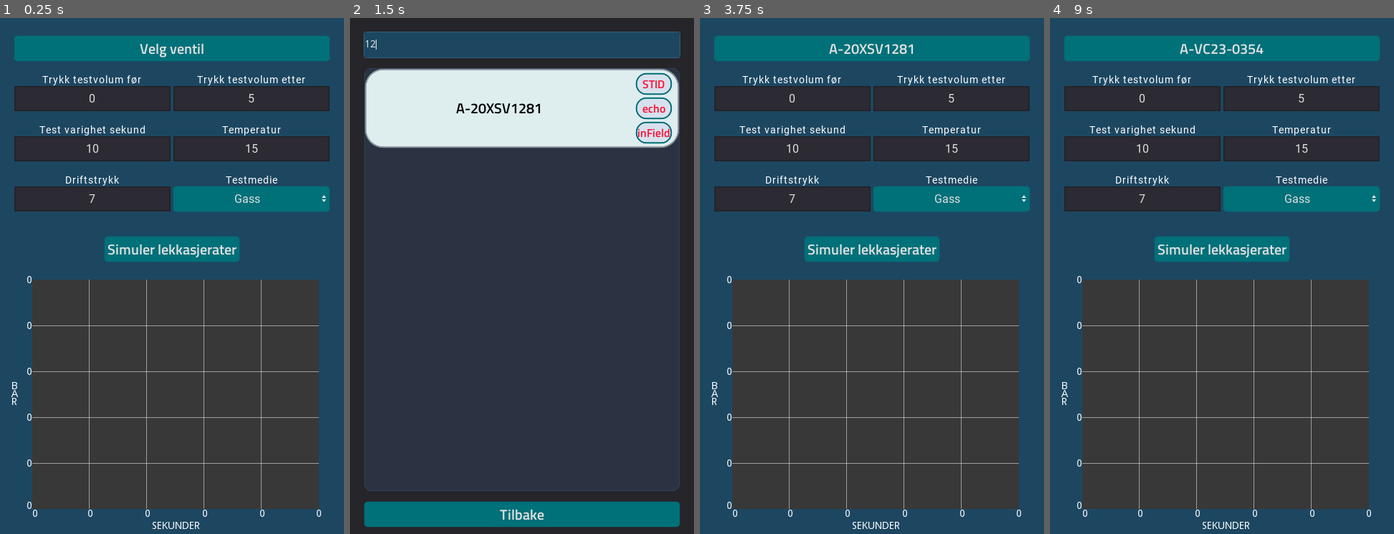
Above: before the commit, frames 1-4 (left to right).
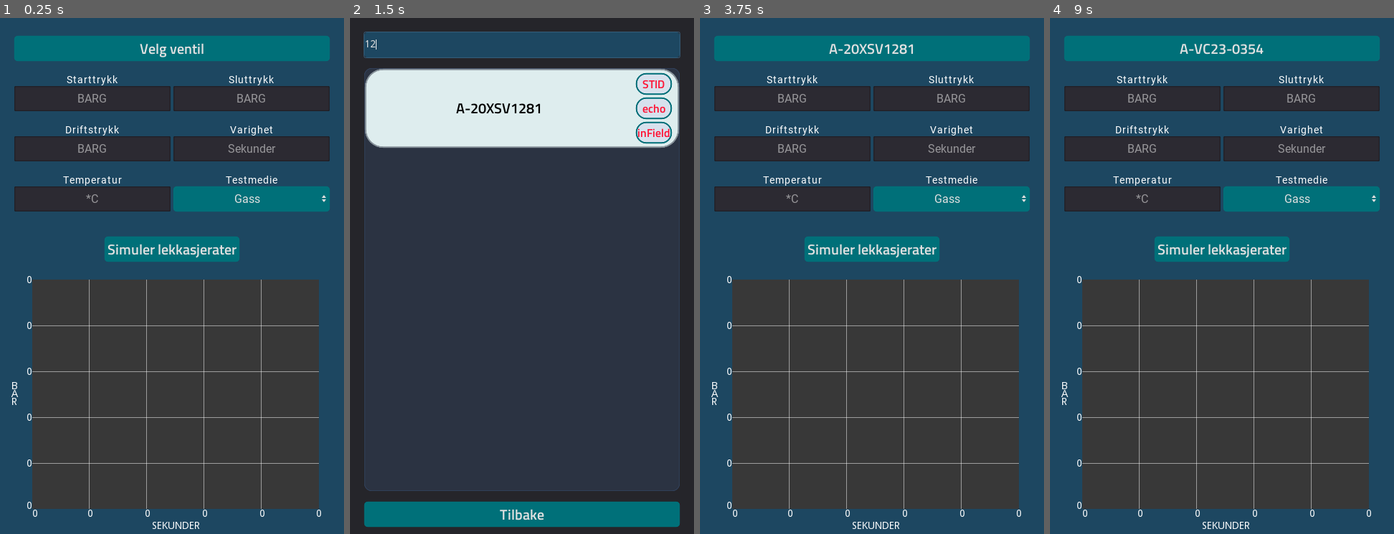
Above: after the commit, the same moments.

Repository: Keroflux/Critical-leak-test
Game: Godot game, scene res://Main.tscn
The game is run twice, just before and just after one commit, with the same random seed, the same clock (stepped at 60 frames per second) and the same inputs.
Inputs (mouse positions are in pixels of both pictures, inside the frame that each line leads up to):
- Up to frame 1 (0.25 s): no input
- Up to frame 2 (1.5 s): click "Velg ventil" at 0.5 s; click (522, 43) at 1.27 s; type "12" at 1.35 s
- Up to frame 3 (3.75 s): click "Gass" at 2 s; click "Simuler lekkasjerater" at 2.75 s; click (872, 105) at 3.5 s
- Up to frame 4 (9 s): click "A-20XSV1281" at 4.25 s; click "STID" at 5 s; click "echo" at 5.75 s; click "inField" at 6.5 s; click "Tilbake" at 7.25 s; click "A-20XSV1281" at 8 s; click "Gass" at 8.75 s

The runs differ from the first frame. In frame 1, 1.2% of the frame differs, in the area x 11-89%, y 11-36%; in frame 2, nothing differs; in frame 3, 1.2%; in frame 4, 1.2%.

Commit message:
Bedre beskrivelse

Diff:
--- a/Main.tscn
+++ b/Main.tscn
@@ -110,7 +110,6 @@
 rect_min_size = Vector2( 0, 35 )
 size_flags_horizontal = 3
 custom_fonts/font = ExtResource( 5 )
-text = "0"
 align = 1
 placeholder_text = "BARG"
 
@@ -123,14 +122,14 @@
 margin_bottom = -1.0
 custom_constants/line_spacing = 0
 custom_fonts/font = ExtResource( 2 )
-text = "Trykk testvolum før"
+text = "Starttrykk"
 align = 1
 valign = 1
 __meta__ = {
 "_edit_use_anchors_": true
 }
 
-[node name="TestTime" type="LineEdit" parent="VBoxContainer/MarginContainer/VBoxContainer/HBoxContainer/VBoxContainer"]
+[node name="PressureExternal" type="LineEdit" parent="VBoxContainer/MarginContainer/VBoxContainer/HBoxContainer/VBoxContainer"]
 unique_name_in_owner = true
 margin_top = 70.0
 margin_right = 218.0
@@ -138,20 +137,20 @@
 rect_min_size = Vector2( 0, 35 )
 size_flags_horizontal = 3
 custom_fonts/font = ExtResource( 5 )
-text = "10"
-align = 1
-
-[node name="Label" type="Label" parent="VBoxContainer/MarginContainer/VBoxContainer/HBoxContainer/VBoxContainer/TestTime"]
+align = 1
+placeholder_text = "BARG"
+
+[node name="Label" type="Label" parent="VBoxContainer/MarginContainer/VBoxContainer/HBoxContainer/VBoxContainer/PressureExternal"]
 anchor_right = 1.0
 margin_left = 1.0
 margin_top = -17.0
 margin_right = -1.0
 custom_fonts/font = ExtResource( 2 )
-text = "Test varighet sekund"
-align = 1
-valign = 1
-
-[node name="PressureExternal" type="LineEdit" parent="VBoxContainer/MarginContainer/VBoxContainer/HBoxContainer/VBoxContainer"]
+text = "Driftstrykk"
+align = 1
+valign = 1
+
+[node name="Temperatur" type="LineEdit" parent="VBoxContainer/MarginContainer/VBoxContainer/HBoxContainer/VBoxContainer"]
 unique_name_in_owner = true
 margin_top = 140.0
 margin_right = 218.0
@@ -159,16 +158,16 @@
 rect_min_size = Vector2( 0, 35 )
 size_flags_horizontal = 3
 custom_fonts/font = ExtResource( 5 )
-text = "7"
-align = 1
-
-[node name="Label" type="Label" parent="VBoxContainer/MarginContainer/VBoxContainer/HBoxContainer/VBoxContainer/PressureExternal"]
+align = 1
+placeholder_text = "*C"
+
+[node name="Label" type="Label" parent="VBoxContainer/MarginContainer/VBoxContainer/HBoxContainer/VBoxContainer/Temperatur"]
 anchor_right = 1.0
 margin_left = 1.0
 margin_top = -17.0
 margin_right = -1.0
 custom_fonts/font = ExtResource( 2 )
-text = "Driftstrykk"
+text = "Temperatur"
 align = 1
 valign = 1
 
@@ -187,8 +186,8 @@
 rect_min_size = Vector2( 0, 35 )
 size_flags_horizontal = 3
 custom_fonts/font = ExtResource( 5 )
-text = "5"
-align = 1
+align = 1
+placeholder_text = "BARG"
 
 [node name="Label" type="Label" parent="VBoxContainer/MarginContainer/VBoxContainer/HBoxContainer/VBoxContainer2/PressureAfter"]
 anchor_right = 1.0
@@ -196,11 +195,11 @@
 margin_top = -17.0
 margin_right = -1.0
 custom_fonts/font = ExtResource( 2 )
-text = "Trykk testvolum etter"
-align = 1
-valign = 1
-
-[node name="Temperatur" type="LineEdit" parent="VBoxContainer/MarginContainer/VBoxContainer/HBoxContainer/VBoxContainer2"]
+text = "Sluttrykk"
+align = 1
+valign = 1
+
+[node name="TestTime" type="LineEdit" parent="VBoxContainer/MarginContainer/VBoxContainer/HBoxContainer/VBoxContainer2"]
 unique_name_in_owner = true
 margin_top = 70.0
 margin_right = 218.0
@@ -208,16 +207,16 @@
 rect_min_size = Vector2( 0, 35 )
 size_flags_horizontal = 3
 custom_fonts/font = ExtResource( 5 )
-text = "15"
-align = 1
-
-[node name="Label" type="Label" parent="VBoxContainer/MarginContainer/VBoxContainer/HBoxContainer/VBoxContainer2/Temperatur"]
+align = 1
+placeholder_text = "Sekunder"
+
+[node name="Label" type="Label" parent="VBoxContainer/MarginContainer/VBoxContainer/HBoxContainer/VBoxContainer2/TestTime"]
 anchor_right = 1.0
 margin_left = 1.0
 margin_top = -17.0
 margin_right = -1.0
 custom_fonts/font = ExtResource( 2 )
-text = "Temperatur"
+text = "Varighet"
 align = 1
 valign = 1
 
